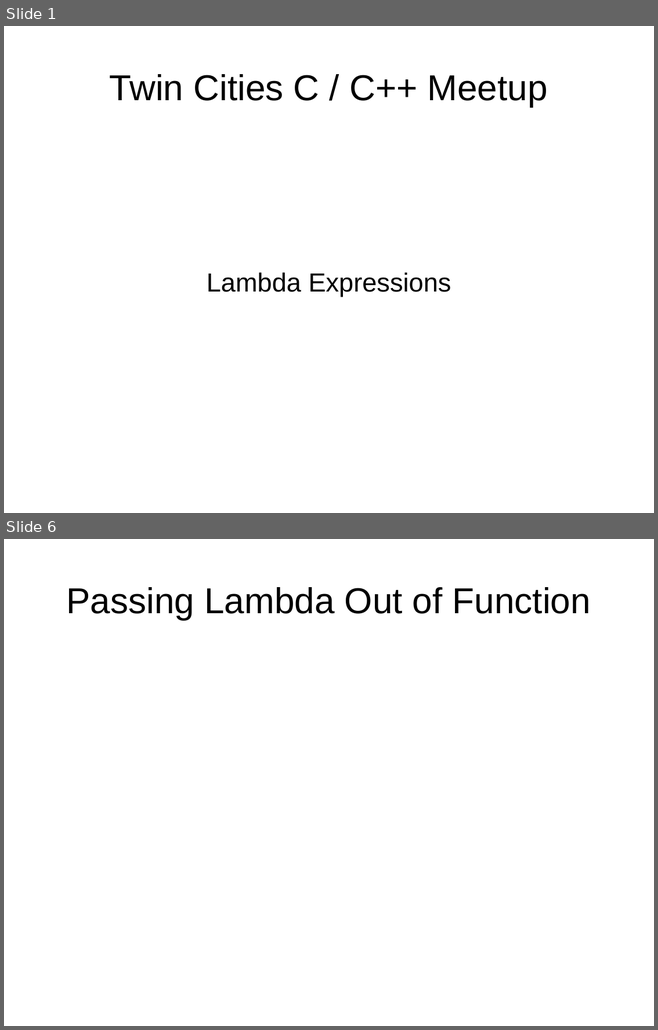
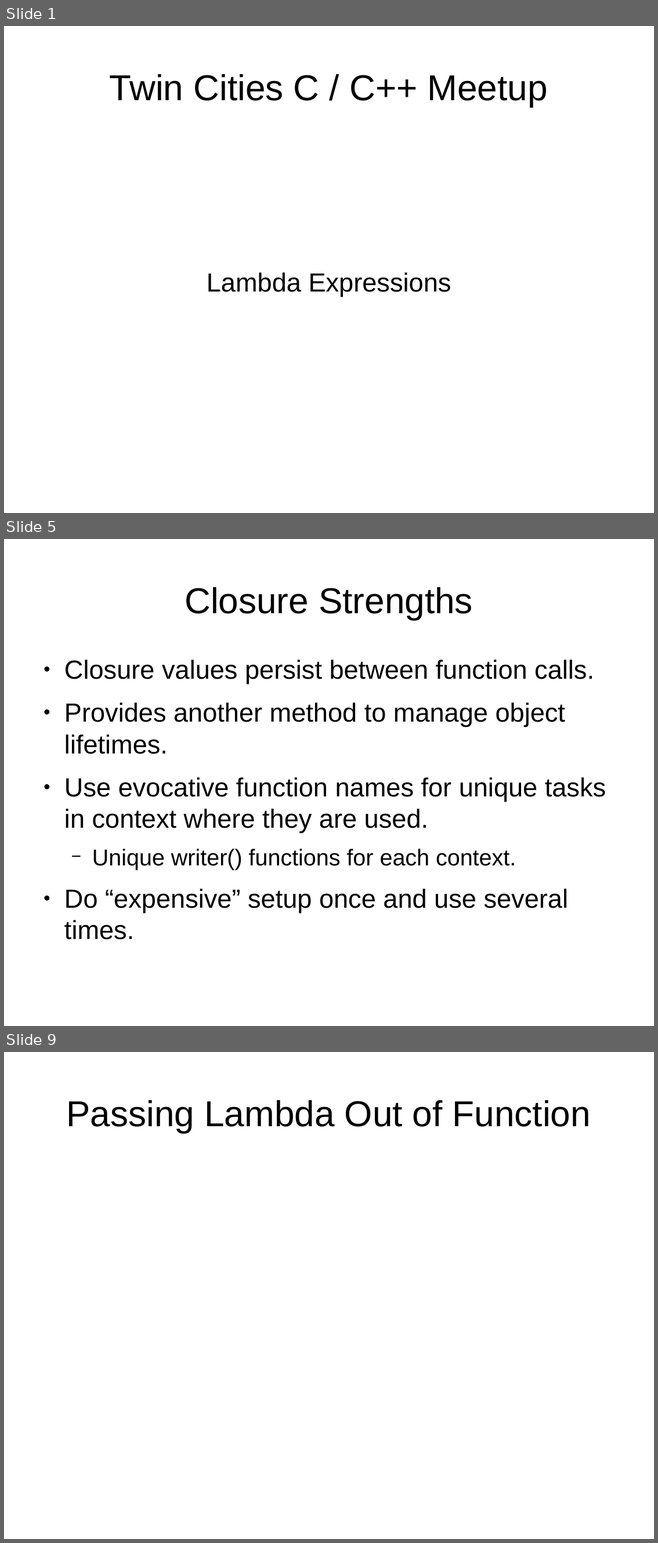
Before and after one commit to cjungmann/lambda_talk, a slide deck: lambda.odp. Shown one above the other, each under a label of ours: slides 1 and 6 before the commit, slides 1, 5 and 9 after it; the slides between them are not shown. The pictures are 658x1030 and 658x1543 pixels, drawn with LibreOffice and Linux fonts; fonts in the diff are those of the drawing. Boxes give left, top, right and bottom in pixels: in the first picture for what was removed or moved away, otherwise in the second. Text is boxed around its words. In the diff, an @@ line names an element or a change of style, - is before the commit and + after.

```diff
--- a/lambda.odp
+++ b/lambda.odp
@@ slide 5 added at (x1=4, y1=539, x2=654, y2=1026), background #FFFFFF @@
@@ title added at (x1=184, y1=587, x2=472, y2=620), 44 pt, text #000000 @@
+Closure Strengths
@@ text added at (x1=64, y1=660, x2=605, y2=940), 32 pt, text #000000 @@
+● Closure values persist between function calls.
+● Provides another method to manage object lifetimes.
+● Use evocative function names for unique tasks in context where they are used.
+  − Unique writer() functions for each context.
+● Do “expensive” setup once and use several times.
@@ what was slide 6 is now slide 9 @@
```
Also in this commit, not shown: 2 slides changed, 5 other slides added, 2 slides removed.
